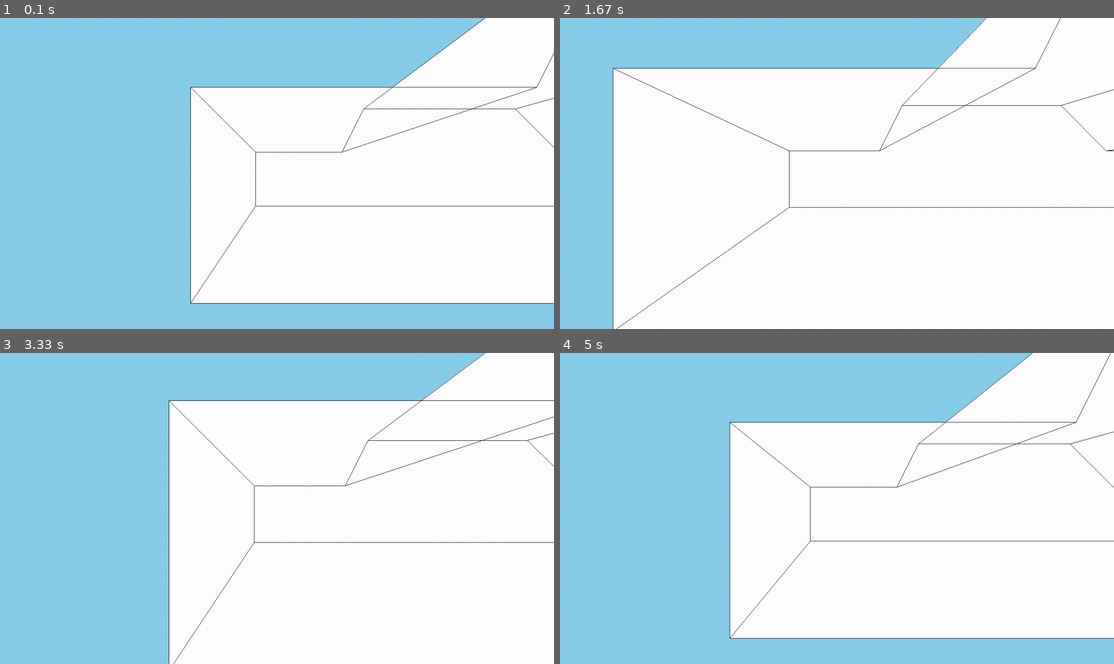
Above: before the commit, frames 1-4 (two rows, left to right).
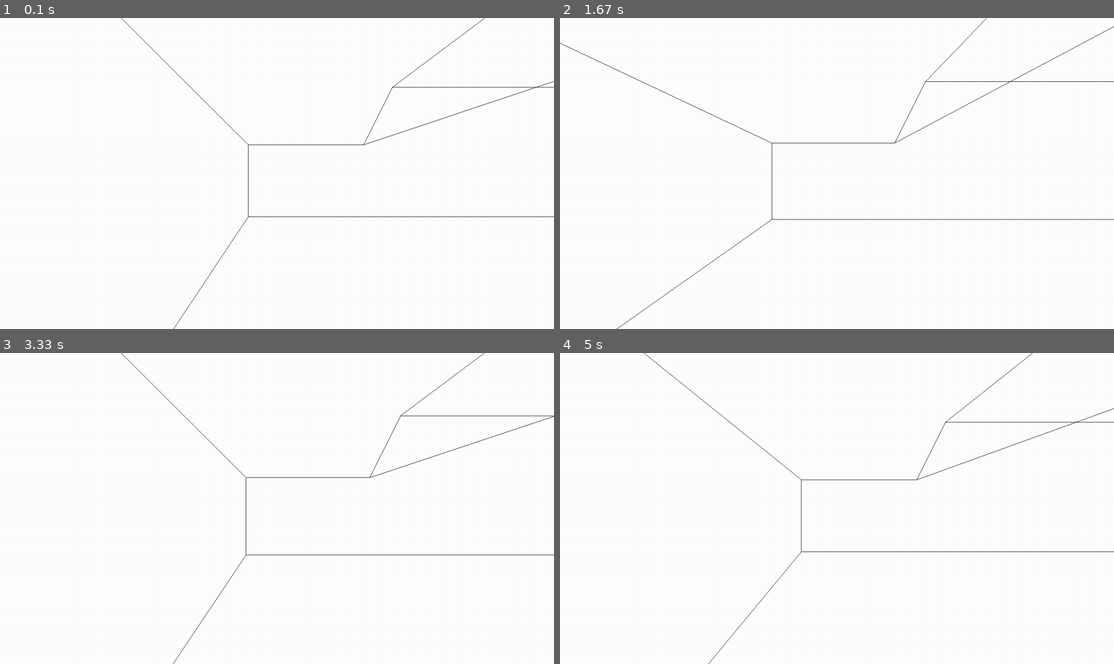
Above: after the commit, the same moments.

Repository: Adam-F-iguess/2000-s-racing-game-cuz-why-not
Game: pygame game, started from Car Model.py
Same seed, same stepped clock (60 frames per second), same inputs: the game is played once before the commit and once after it.
Inputs (mouse positions are in pixels of both pictures, inside the frame that each line leads up to):
- Up to frame 1 (0.1 s): no input
- Up to frame 2 (1.67 s): hold D 0.33-0.8 s; move the mouse to (814, 185) at 0.37 s; hold W 0.83-1.13 s; hold D 1.17-1.63 s
- Up to frame 3 (3.33 s): hold A 1.67-2.2 s; hold S 2.23-2.53 s; hold A 2.57-2.97 s; hold W from 3 s (still down)
- Up to frame 4 (5 s): release W at 3.37 s; hold D 3.4-4.03 s; hold S 4.07-4.43 s; hold A 4.47-4.93 s; hold D from 4.97 s (still down)

The runs differ from the first frame. In frame 1, 51% of the frame differs, in the area x 0-100%, y 0-100%; in frame 2, 21%; in frame 3, 39%; in frame 4, 48%.

Commit message:
fixed graphics issue
fixed a graphichs issue thta would bug out the render and flip it upside down if the pointDiv (and variables of the type) became negative or 0.

Diff:
--- a/Car Model.py
+++ b/Car Model.py
@@ -21,27 +21,46 @@
                 o[u] * 50 + self.position[u] for u in range(3)
             ] for o in self.vertices]
 
+        continue_value = True
+        points = []
+        for vertex in self.faces[-1]:
+            pointDiv = verts[vertex][2] / 400
+            if pointDiv <= 0:
+                pointDiv = 1/400
+            point = [
+                verts[vertex][0] / pointDiv + halfWidth,
+                verts[vertex][1] / pointDiv + halfHeight
+            ]
+            points.append(point)
+        if len(points) == len(self.faces[-1]):
+            if pointDiv == 1/400:
+                continue_value = False
+
         for face in self.faces:
+            if not continue_value:
+                break
             points = []
             for vertex in face:
                 pointDiv = verts[vertex][2] / 400
-                if pointDiv == 0:
-                    break
+                if pointDiv <= 0:
+                    pointDiv = 1/400
                 point = [
                     verts[vertex][0] / pointDiv + halfWidth,
                     verts[vertex][1] / pointDiv + halfHeight
                 ]
                 points.append(point)
             if len(points) == len(face):
+                if face == self.faces[-1] and pointDiv == 1/400:
+                    break
                 pygame.draw.polygon(surface, (255, 255, 255), points)
 
         for edge in self.edges:
             point1Div = verts[edge[0]][2] / 400
-            if point1Div == 0:
-                continue
+            if point1Div <= 0:
+                point1Div = 1/400
             point2Div = verts[edge[1]][2] / 400
-            if point2Div == 0:
-                continue
+            if point2Div <= 0:
+                point2Div = 1/400
             point1 = [
                 verts[edge[0]][0] / point1Div + halfWidth,
                 verts[edge[0]][1] / point1Div + halfHeight
@@ -51,25 +70,26 @@
                 verts[edge[1]][1] / point2Div + halfHeight
             ]
             pygame.draw.line(surface, (0, 0, 0), point1, point2)
+            print(point1Div, point2Div, point1, point2)
 
 class Car(Object3d):
     vertices: list[list[float]] = [
-        [-1, 1.5, -1],
-        [-1, -1, -1],
-        [15, 1.5, -1],
-        [15, -1, -1],
-        [3, -1, -1],
-        [4, -3, -1],
-        [13, -1, -1],
-        [11, -3, -1],
-        [-1, 1.5, 5],
-        [-1, -1, 5],
-        [15, 1.5, 5],
-        [15, -1, 5],
-        [3, -1, 5],
-        [4, -3, 5],
-        [13, -1, 5],
-        [11, -3, 5],
+        [-1, 1.5, 0],
+        [-1, -1, 0],
+        [15, 1.5, 0],
+        [15, -1, 0],
+        [3, -1, 0],
+        [4, -3, 0],
+        [13, -1, 0],
+        [11, -3, 0],
+        [-1, 1.5, 6],
+        [-1, -1, 6],
+        [15, 1.5, 6],
+        [15, -1, 6],
+        [3, -1, 6],
+        [4, -3, 6],
+        [13, -1, 6],
+        [11, -3, 6],
     ]
     edges: list[list[int]] = [
         [0, 1],
@@ -115,7 +135,7 @@
 pygame.display.set_caption("3d Graphics")
 done = False
 
-car = Car([0, 0, 150])
+car = Car([0, 0, 0])
 
 ticks = 0
 temp_pos = 0
@@ -163,7 +183,6 @@
 
 
     pygame.display.update()
-    print(temp_pos_y, car.position[1])
     ticks += 1
 
 exit()
